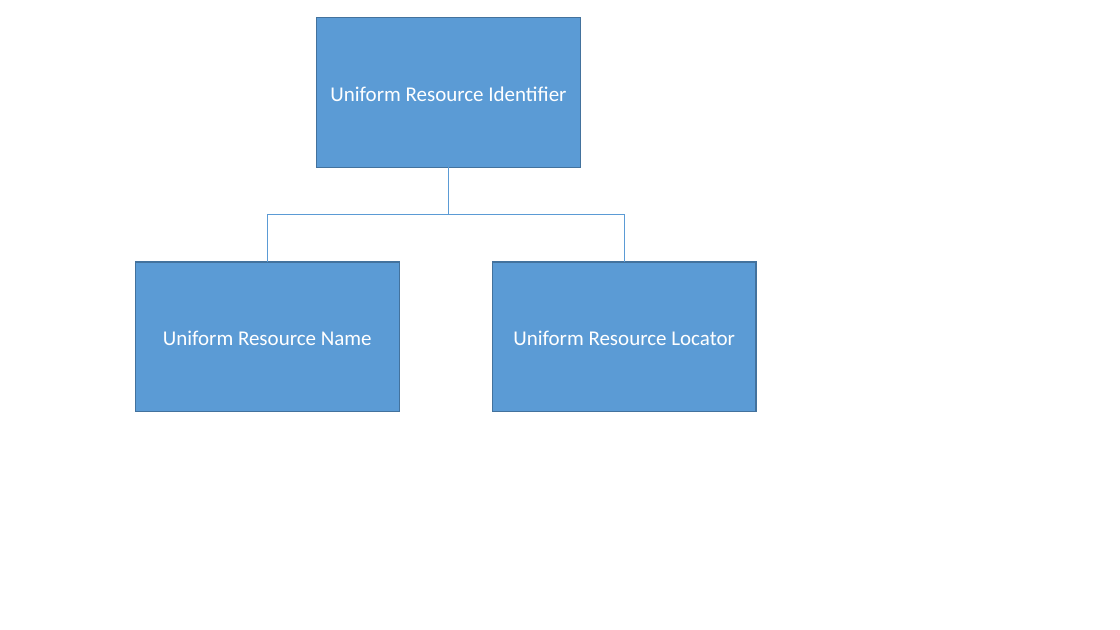
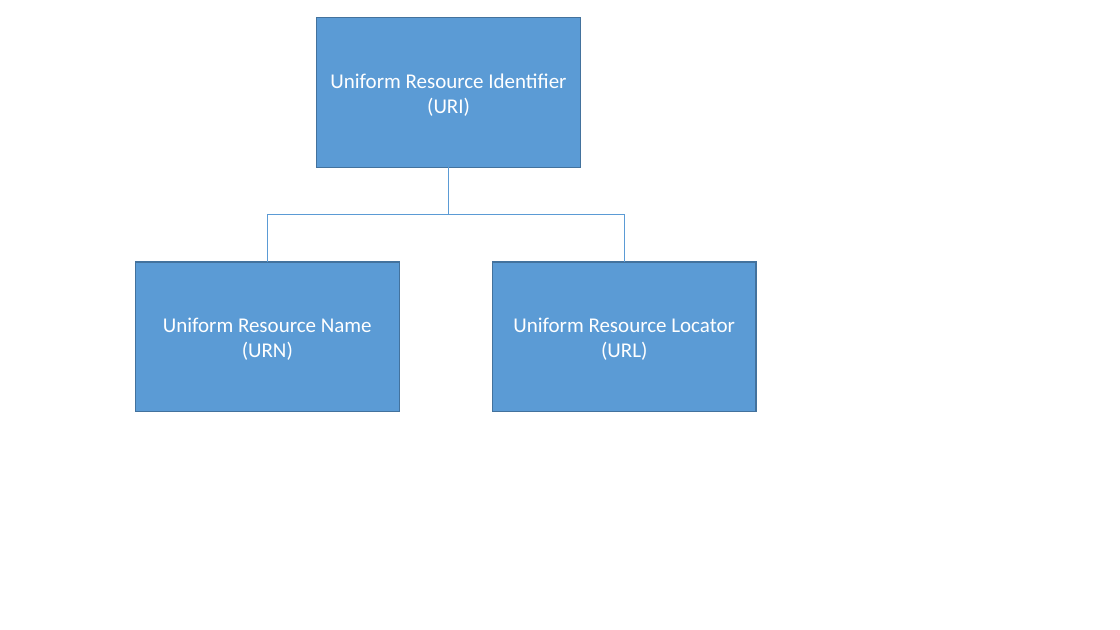
Before and after one commit to ivodeliefde/masterThesis, a slide deck: slide 5 of Reports/UML/diagram.pptx. Drawn at 1120x630 pixels with LibreOffice and Linux fonts; fonts in the diff are those of the drawing. Boxes give left, top, right and bottom in pixels: in the first picture for what was removed or moved away, otherwise in the second. Text is boxed around its words. In the diff, an @@ line names an element or a change of style, - is before the commit and + after.

```diff
--- a/Reports/UML/diagram.pptx
+++ b/Reports/UML/diagram.pptx
@@ text in rectangle at (427,98,470,116): paragraph added @@
+(URI)
@@ text in rectangle at (242,342,293,360): paragraph added @@
+(URN)
@@ text in rectangle at (601,342,647,360): paragraph added @@
+(URL)
```
Also in this commit, not shown: 1 slide added, 11 other files.
